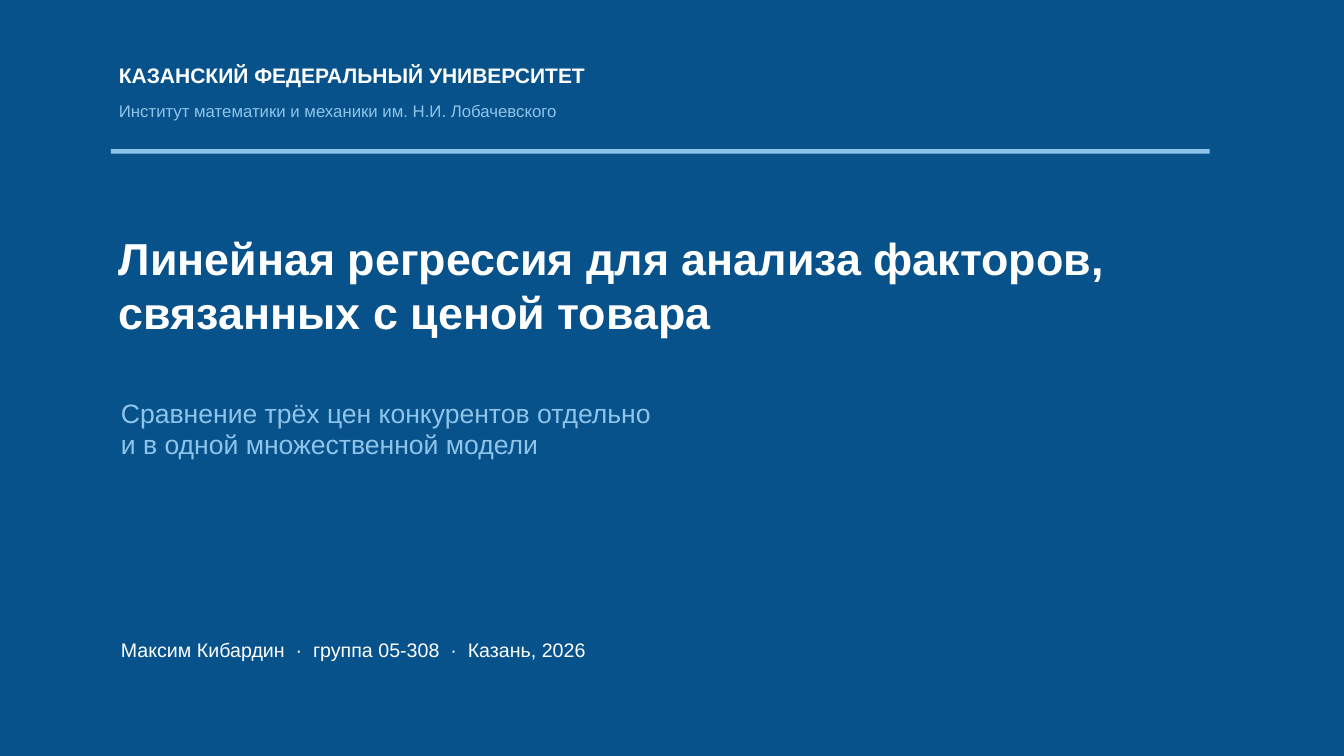
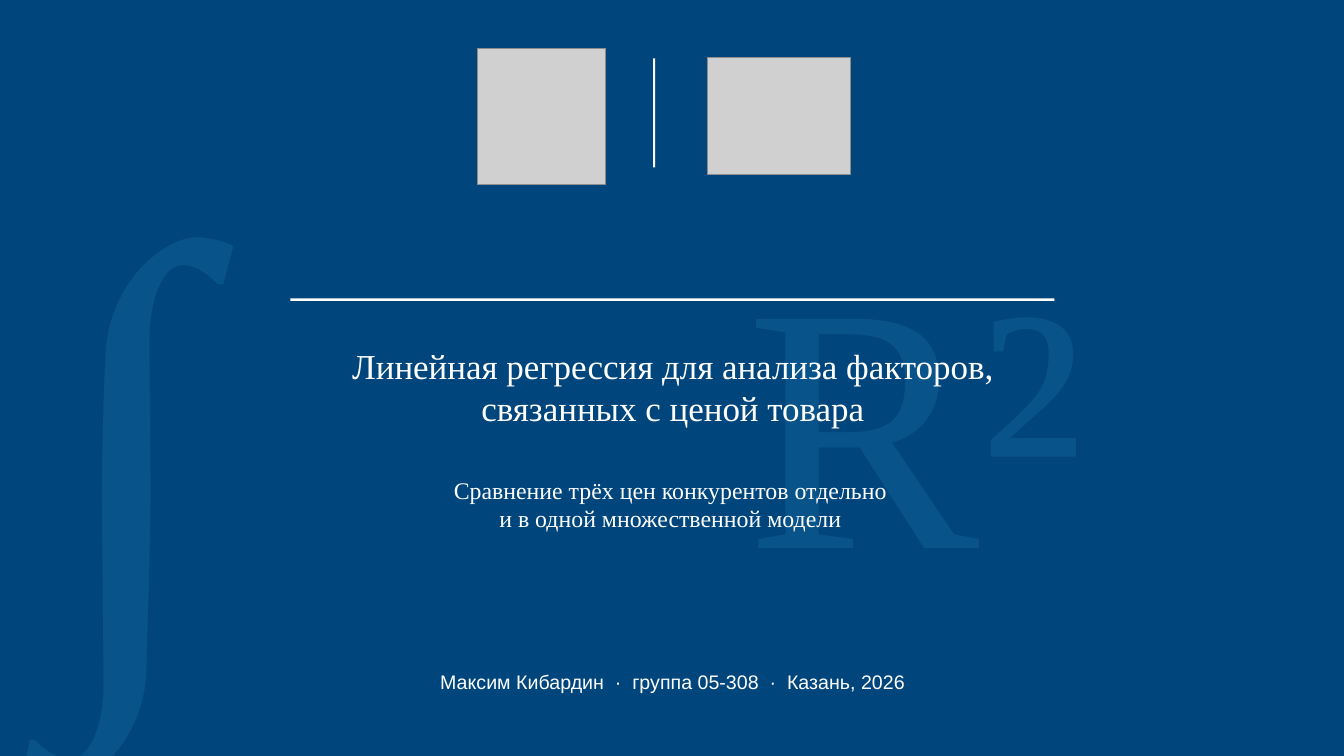
Before and after one commit to tushkanchek/scienceWork, a slide deck: slide 1 of presentation_5min.pptx. Drawn at 1344x756 pixels with LibreOffice and Linux fonts; fonts in the diff are those of the drawing; grey boxes stand for pictures. Boxes give left, top, right and bottom in pixels: in the first picture for what was removed or moved away, otherwise in the second. Text is boxed around its words. In the diff, an @@ line names an element or a change of style, - is before the commit and + after.

```diff
--- a/presentation_5min.pptx
+++ b/presentation_5min.pptx
@@ background #07528B to #00467C @@
@@ picture added at bbox=[478, 48, 606, 185] @@
@@ rectangle added at bbox=[653, 58, 655, 167], fill #FFFFFF @@
@@ picture added at bbox=[708, 57, 851, 174] @@
@@ text removed at bbox=[119, 67, 585, 88] @@
-КАЗАНСКИЙ ФЕДЕРАЛЬНЫЙ УНИВЕРСИТЕТ
@@ text removed at bbox=[119, 105, 557, 121] @@
-Институт математики и механики им. Н.И. Лобачевского
@@ text added at bbox=[45, 136, 590, 691], 400 pt, text #2479B7 at 25% opacity @@
+∫
@@ rectangle removed at bbox=[111, 149, 1210, 153] @@
@@ rectangle added at bbox=[290, 298, 1055, 301], fill #FFFFFF @@
@@ text added at bbox=[747, 298, 1085, 532], 250 pt, text #2479B7 at 26% opacity @@
+R²
@@ text "Линейная регрессия для анализа факторов,": place and size @@
-text "Линейная регрессия для анализа факторов," at bbox=[119, 241, 1104, 338]
+text "Линейная регрессия для анализа факторов," at bbox=[352, 354, 993, 428]
@@ text "Линейная регрессия для анализа факторов," at bbox=[352, 354, 993, 428]: size 32 to 25 pt, font Arial to Times New Roman, bold off; alignment left to centre @@
@@ text "Сравнение трёх цен конкурентов отдельно": place and size @@
-text "Сравнение трёх цен конкурентов отдельно" at bbox=[121, 404, 651, 459]
+text "Сравнение трёх цен конкурентов отдельно" at bbox=[454, 483, 887, 532]
@@ text "Сравнение трёх цен конкурентов отдельно" at bbox=[454, 483, 887, 532]: size 19 to 17 pt, font Arial to Times New Roman, text colour #8FC4EA to #FFFFFF; alignment left to centre @@
@@ text "Максим Кибардин · группа 05-308 ...": place and size @@
-text "Максим Кибардин · группа 05-308 ..." at bbox=[121, 642, 586, 661]
+text "Максим Кибардин · группа 05-308 ..." at bbox=[440, 674, 905, 693]
@@ text "Максим Кибардин · группа 05-308 ..." at bbox=[440, 674, 905, 693]: alignment left to centre @@
```
Also in this commit, not shown: 5 other slides changed, 1 slide added, 1 slide removed, 5 other files.
